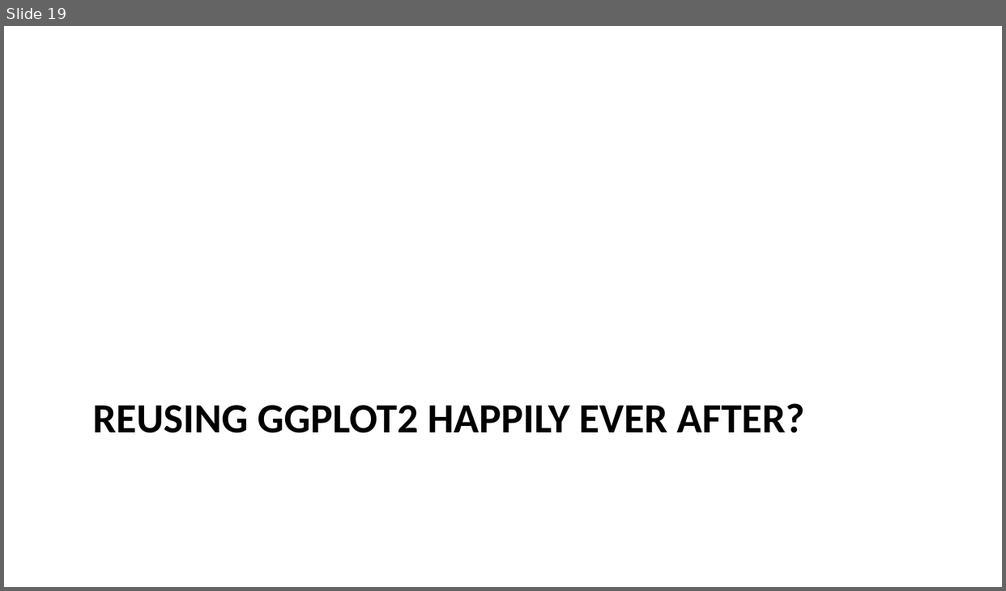
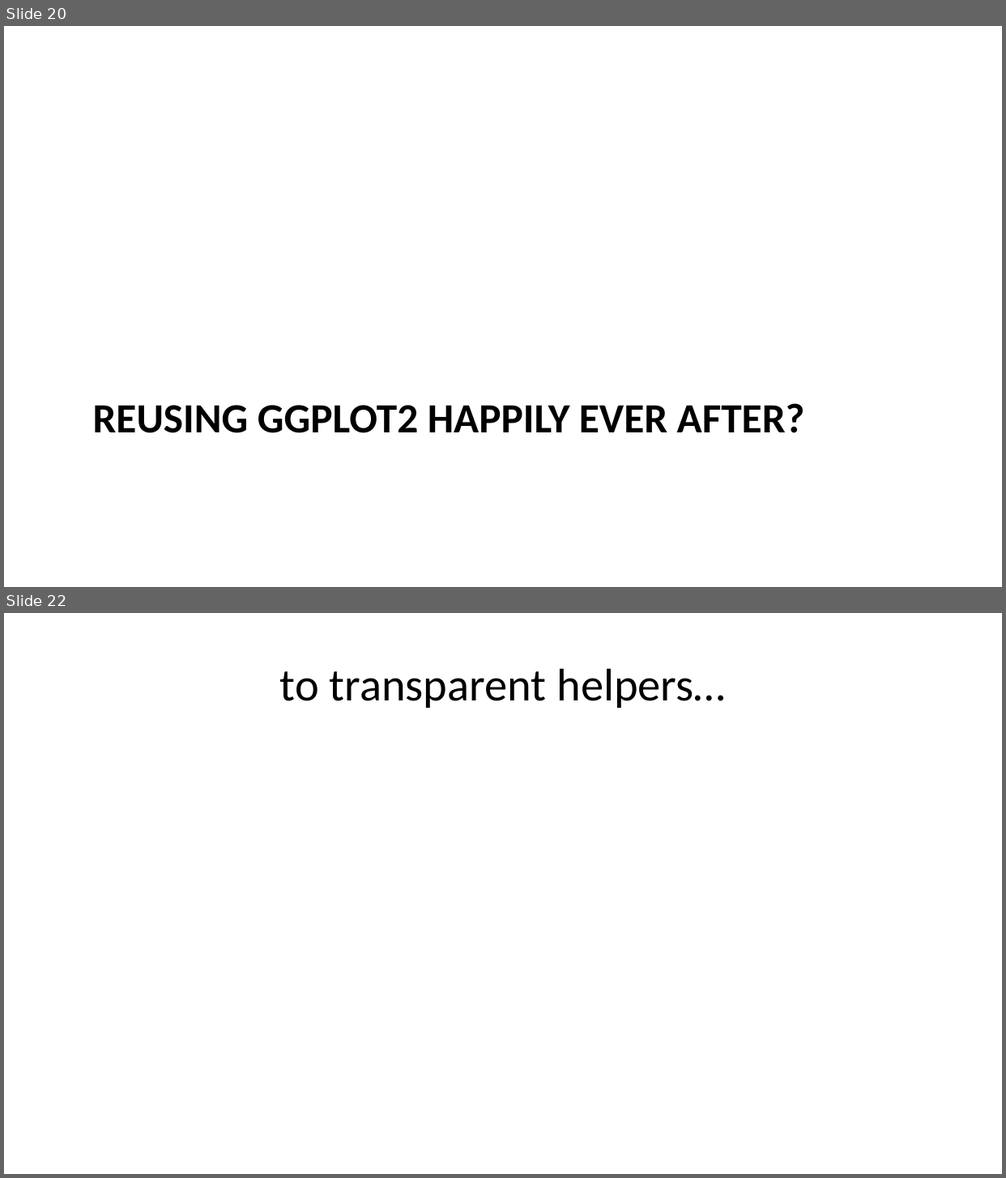
Before and after one commit to cynthiahqy/positconf2026, a slide deck: slides-v2.pptx. Shown one above the other, each under a label of ours: slide 19 before the commit, slides 20 and 22 after it; the slides between them are not shown. The pictures are 1006x591 and 1006x1178 pixels, drawn with LibreOffice and Linux fonts; fonts in the diff are those of the drawing. Boxes give left, top, right and bottom in pixels: in the first picture for what was removed or moved away, otherwise in the second. Text is boxed around its words. In the diff, an @@ line names an element or a change of style, - is before the commit and + after.

```diff
--- a/slides-v2.pptx
+++ b/slides-v2.pptx
@@ slide 22 added at (4,613,1002,1174), background #FFFFFF @@
@@ title added at (280,668,725,708), 33 pt, text #000000 @@
+to transparent helpers…
@@ what was slide 19 is now slide 20 @@
```
Also in this commit, not shown: 9 slides changed, 5 other slides added, 3 slides removed, 8 other files.
